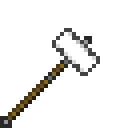
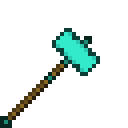
Layer changes from the first w=128, h=128 image to the second:
showed "Diamond", painted on it over [0, 28, 100, 128]
removed layer "Iron" over [0, 28, 100, 128]
renamed "Layer 5" to "Pole", showed it, moved it above "Iron COLORS", painted on it over [0, 28, 100, 128]
